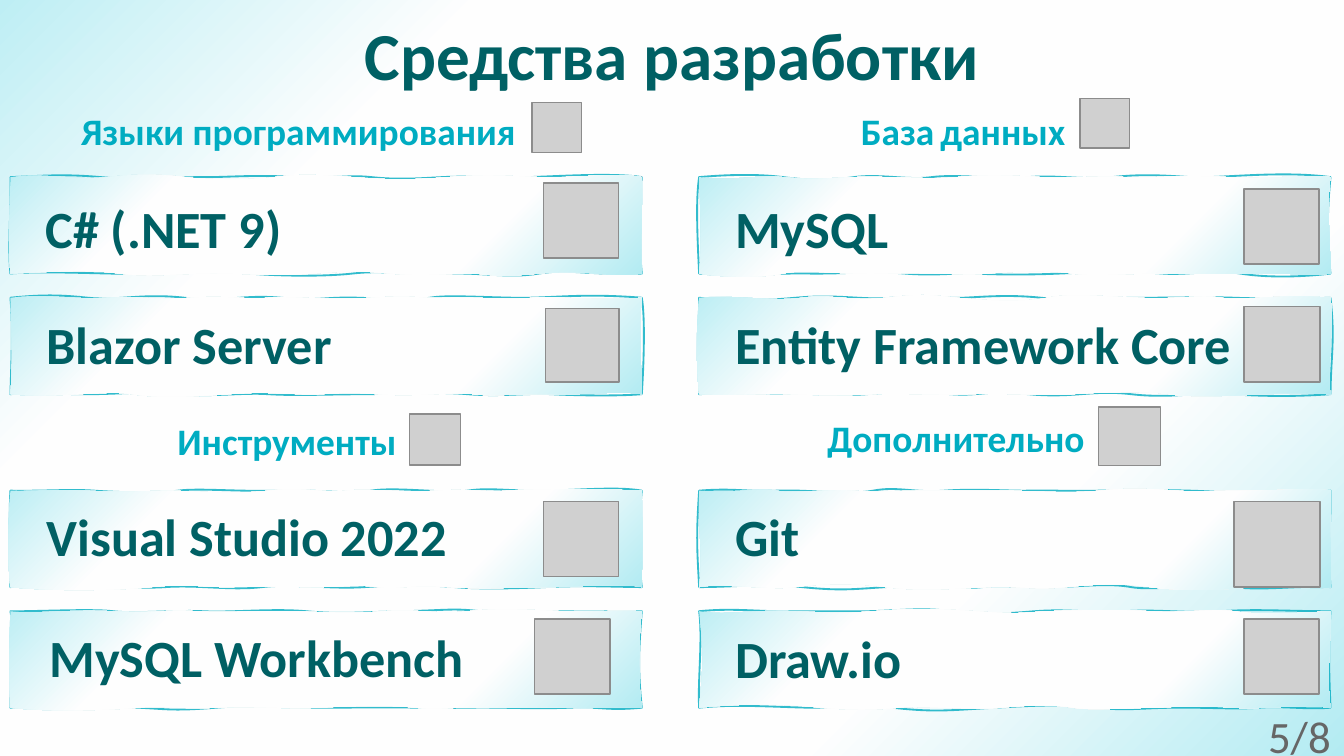
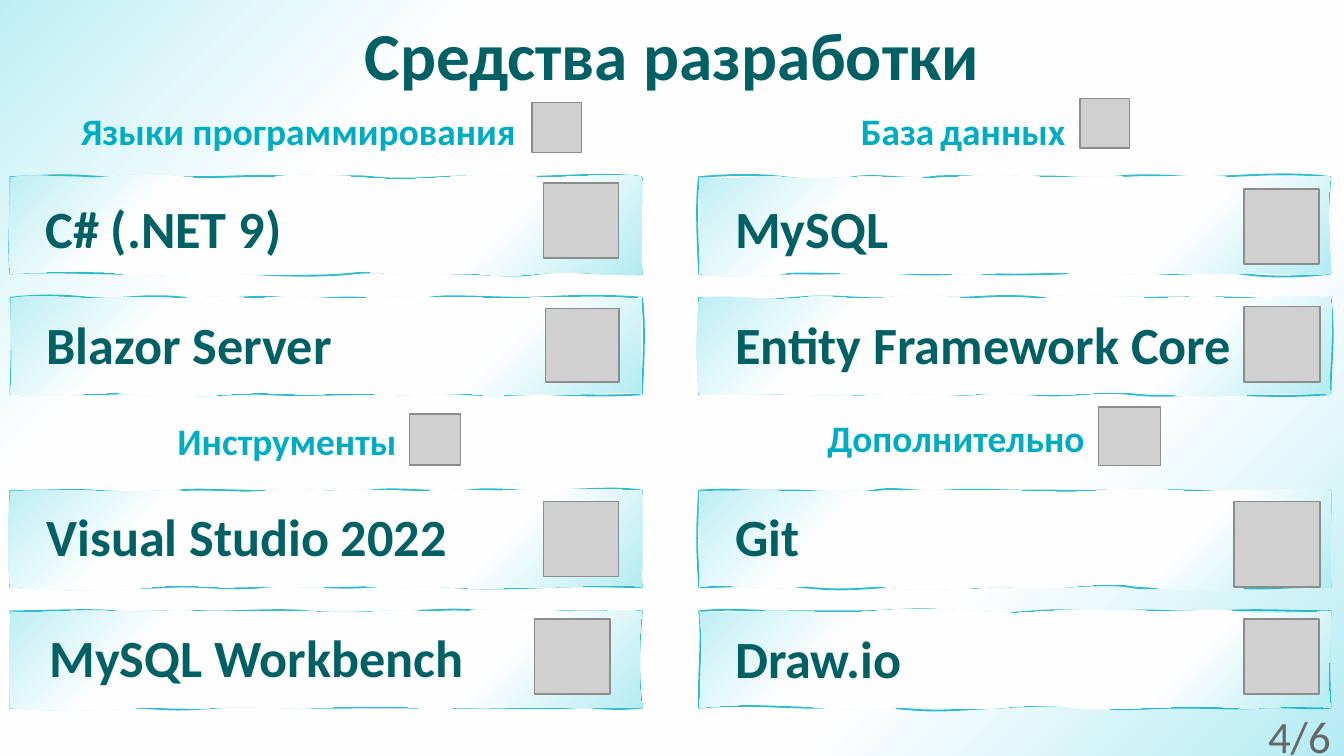
Before and after one commit to AndMar20/Present, a slide deck: slide 5 of Other/Курсовой_проект_АрхРеестр_Маратканов_А.А.pptx (slide 6 before the commit). Drawn at 1344x756 pixels with LibreOffice and Linux fonts; fonts in the diff are those of the drawing; grey boxes stand for pictures. Boxes give left, top, right and bottom in pixels: in the first picture for what was removed or moved away, otherwise in the second. Text is boxed around its words. In the diff, an @@ line names an element or a change of style, - is before the commit and + after.

```diff
--- a/Other/Курсовой_проект_АрхРеестр_Маратканов_А.А.pptx
+++ b/Other/Курсовой_проект_АрхРеестр_Маратканов_А.А.pptx
@@ text at (x1=1268, y1=722, x2=1331, y2=755): text changed @@
-5/8
+4/6
```
Also in this commit, not shown: 7 other slides changed, 2 slides removed.
